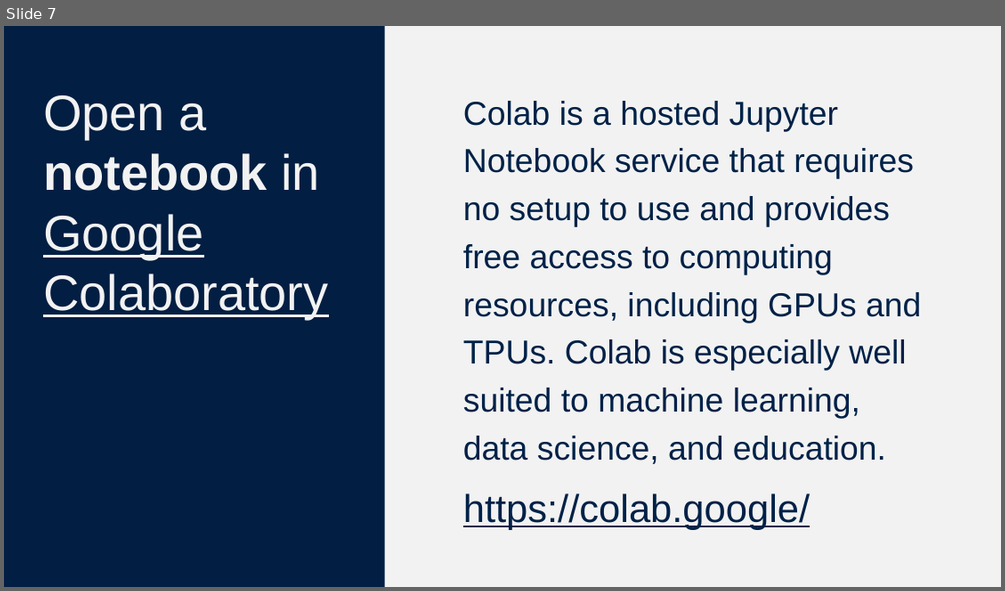
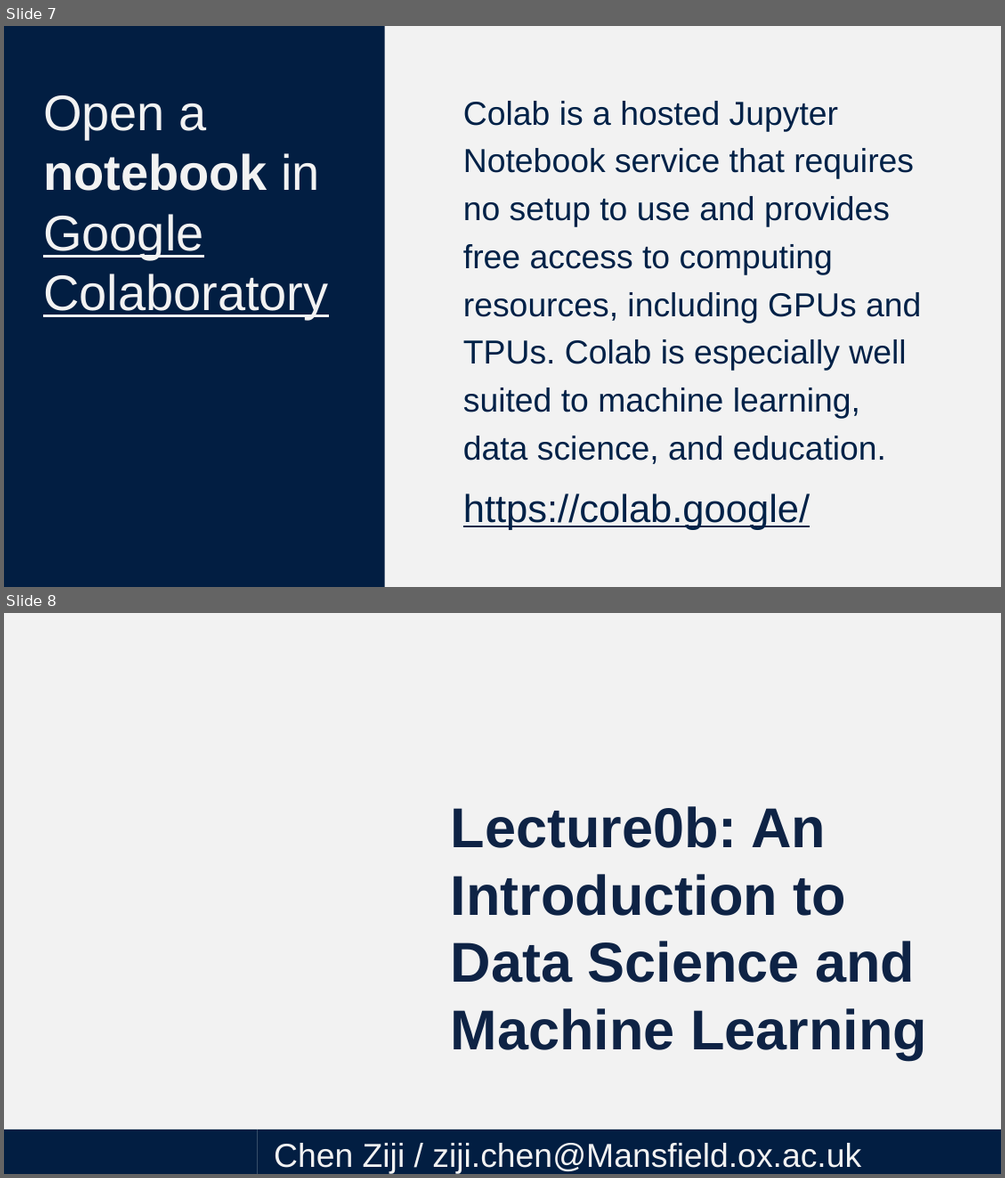
Before and after one commit to ChenZijiSubset/coding_class, a slide deck: Lecture0IntroCS.pptx. Shown one above the other, each under a label of ours: slide 7 before the commit, slides 7 and 8 after it. The pictures are 1005x591 and 1005x1178 pixels, drawn with LibreOffice and Linux fonts; fonts in the diff are those of the drawing; background and template pictures are left out. Boxes give left, top, right and bottom in pixels: in the first picture for what was removed or moved away, otherwise in the second. Text is boxed around its words. In the diff, an @@ line names an element or a change of style, - is before the commit and + after.

```diff
--- a/Lecture0IntroCS.pptx
+++ b/Lecture0IntroCS.pptx
@@ slide 8 added at <box>4,613,1001,1174</box>, background #F2F2F2 @@
@@ title added at <box>451,806,927,1059</box>, 40.5 pt, text #0E2345, bold @@
+Lecture0b: An Introduction to Data Science and Machine Learning
@@ rectangle added at <box>4,1129,257,1174</box>, fill #021E42 @@
@@ text added at <box>257,1129,1001,1174</box>, fill #021E42, 24 pt, text #F2F2F2 @@
+Chen Ziji / ziji.chen@Mansfield.ox.ac.uk
```
Also in this commit, not shown: 3 slides changed, 15 other slides added, 1 other file.
